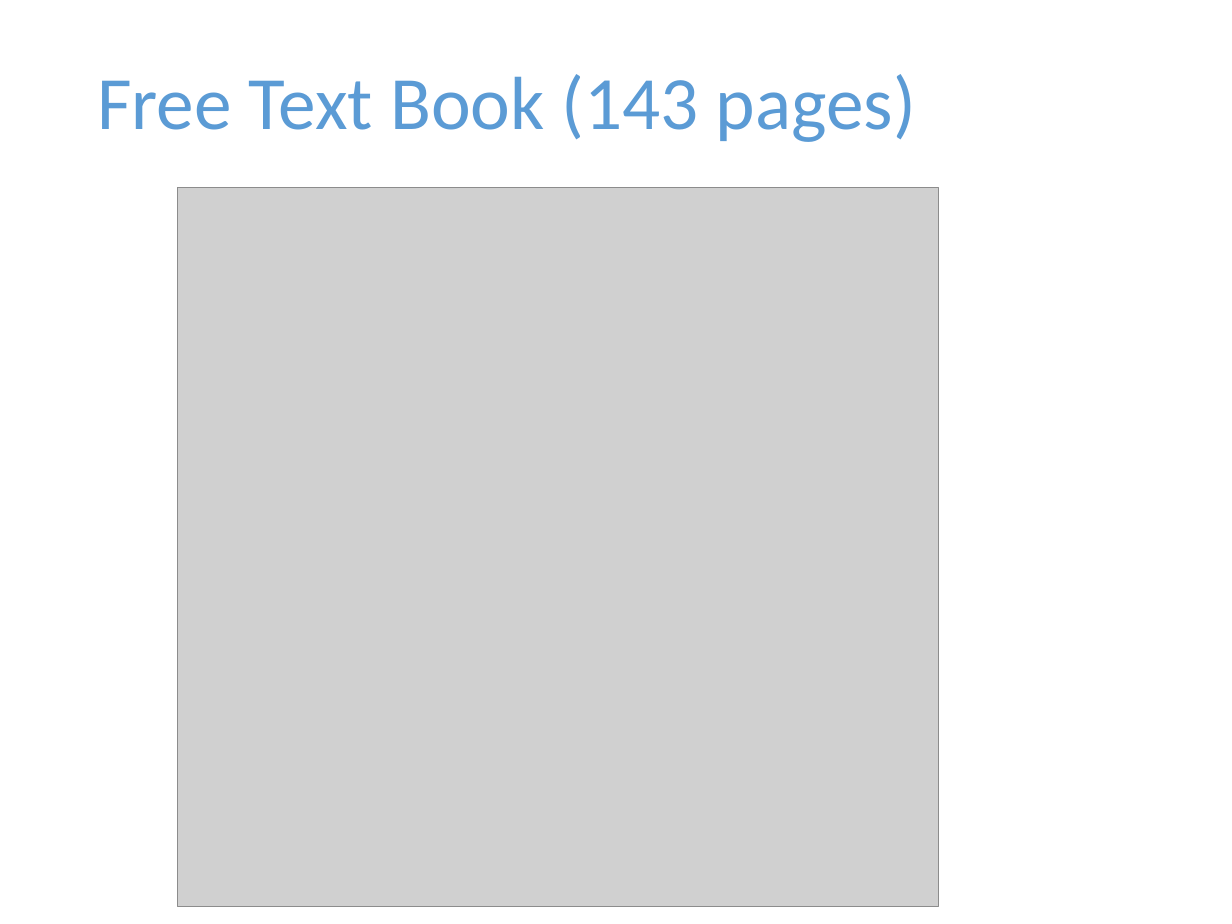
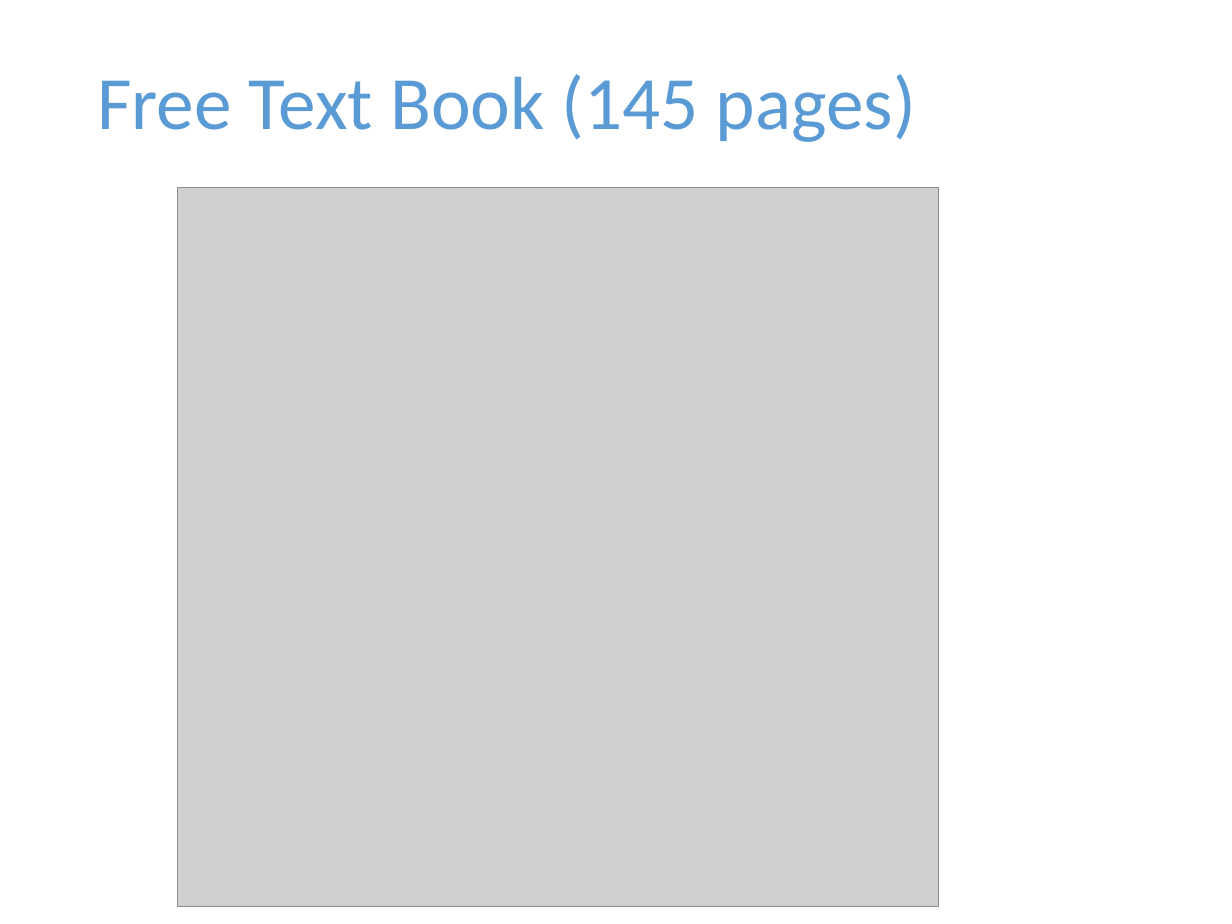
Before and after one commit to harmonylang/harmony, a slide deck: slide 12 of Harmony.pptx. Drawn at 1232x924 pixels with LibreOffice and Linux fonts; fonts in the diff are those of the drawing; grey boxes stand for pictures. Boxes give left, top, right and bottom in pixels: in the first picture for what was removed or moved away, otherwise in the second. Text is boxed around its words. In the diff, an @@ line names an element or a change of style, - is before the commit and + after.

```diff
--- a/Harmony.pptx
+++ b/Harmony.pptx
@@ title at [97,74,916,142]: text changed @@
-Free Text Book (143 pages)
+Free Text Book (145 pages)
```
Also in this commit, not shown: 1 other slide changed, 2 other files.
